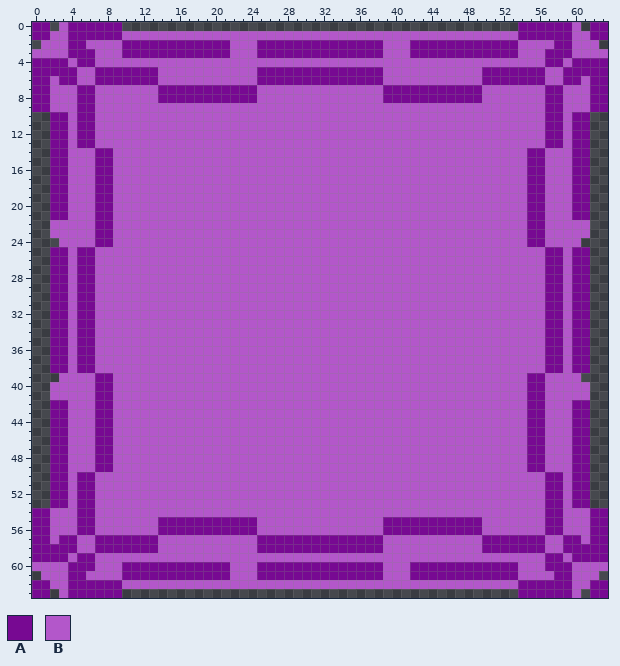
One commit to this pixel-art file: recursos/asesprite/marcoGenerico.aseprite. The picture above is the old version.
64x64 pixels, 1 frame.
Palette (. is transparent): A #770992  B #b357ca
After the commit:
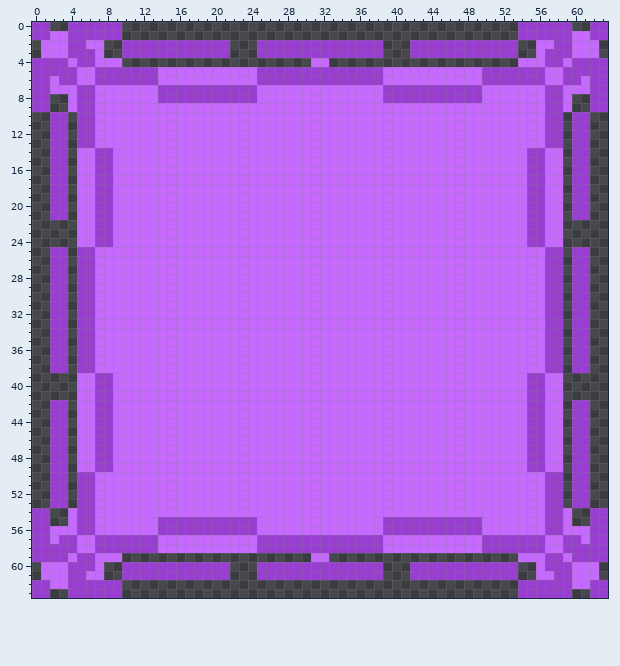
Change:
colour A: #770992 -> #983ed0
colour B: #b357ca -> #c66aff
Changed rows in their new state; - is a pixel that keeps its letter.
Layer "Layer 1":
first column x 0:
 0 ---.--------------------------------------------------------.---
 1 ----------............................................----------
 2 --------..------------...--------------...------------..--------
 3 .-------..------------...--------------...------------..-------.
 4 ----------.....................--.....................----------
first column x 2:
 8 ..--------------------------------------------------------..
 9 ..--------------------------------------------------------..
10 --.------------------------------------------------------.--
11 --.------------------------------------------------------.--
12 --.------------------------------------------------------.--
13 --.------------------------------------------------------.--
14 --.------------------------------------------------------.--
15 --.------------------------------------------------------.--
16 --.------------------------------------------------------.--
17 --.------------------------------------------------------.--
18 --.------------------------------------------------------.--
19 --.------------------------------------------------------.--
20 --.------------------------------------------------------.--
21 --.------------------------------------------------------.--
22 ...------------------------------------------------------...
23 ...------------------------------------------------------...
24 -..------------------------------------------------------..-
25 --.------------------------------------------------------.--
26 --.------------------------------------------------------.--
27 --.------------------------------------------------------.--
28 --.------------------------------------------------------.--
29 --.------------------------------------------------------.--
30 --.------------------------------------------------------.--
31 --.------------------------------------------------------.--
32 --.------------------------------------------------------.--
33 --.------------------------------------------------------.--
34 --.------------------------------------------------------.--
35 --.------------------------------------------------------.--
36 --.------------------------------------------------------.--
37 --.------------------------------------------------------.--
38 --.------------------------------------------------------.--
39 -..------------------------------------------------------..-
40 ...------------------------------------------------------...
41 ...------------------------------------------------------...
42 --.------------------------------------------------------.--
43 --.------------------------------------------------------.--
44 --.------------------------------------------------------.--
45 --.------------------------------------------------------.--
46 --.------------------------------------------------------.--
47 --.------------------------------------------------------.--
48 --.------------------------------------------------------.--
49 --.------------------------------------------------------.--
50 --.------------------------------------------------------.--
51 --.------------------------------------------------------.--
52 --.------------------------------------------------------.--
53 --.------------------------------------------------------.--
54 ..--------------------------------------------------------..
55 ..--------------------------------------------------------..
first column x 0:
59 ----------.....................--.....................----------
60 .-------..------------...--------------...------------..-------.
61 --------..------------...--------------...------------..--------
62 ----------............................................----------
63 ---.--------------------------------------------------------.---
